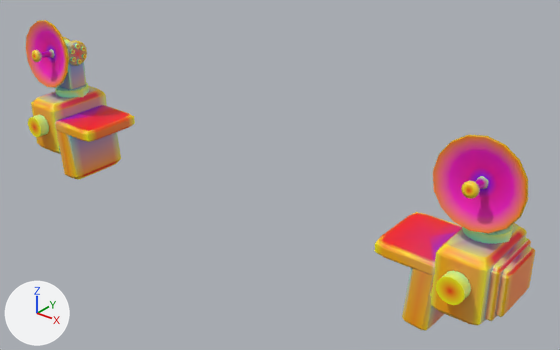
An edit to the glTF model models/parts/llm_gen_shoulder_pods_020_a07b53.glb, drawn before and after from the same camera.
The view is the same before and after, from a 50 mm camera at (85.6, -93.3, 69.2) aimed at (7.8, 4.0, 8.9). The axes (+X, +Y, +Z) are drawn at lower left. The lights are the same throughout. The picture after the commit comes second. Vertices at exactly the same position are counted once.

In view in the first picture: 'adapter_shoulder_yoke_l', 'adapter_shoulder_yoke_r', 'adapter_sub_azimuth_base_dark_1_adapter_dark_r', 'adapter_sub_dish_pedestal_dark_2_adapter_dark_l', 'adapter_sub_ew_bezel_dark_7_adapter_dark_r', 'dish_feed_transceiver_6_gold_r', 'ew_side_plate_blue_8_adapter_dark_r', 'parabolic_dish_5_wing_white_l', 'parabolic_dish_5_wing_white_r', 'radar_housing_0_wing_white_l', 'radar_housing_0_wing_white_r', 'recon_optic_9_optic_cyan_l', 'recon_optic_9_optic_cyan_r' and 4 more.
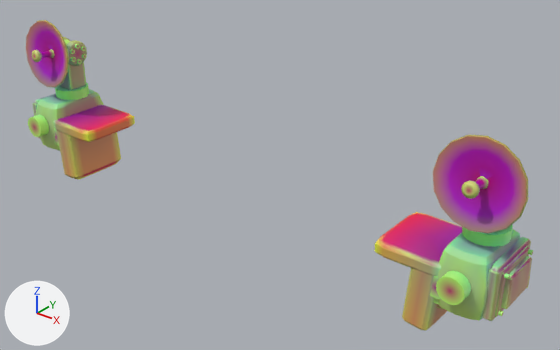
Boxes [x1, y1, x2, y2] around the edits, measured in the pictures (560 x 350 px):
'radar_housing_0_wing_white_r', reshaped (13% narrower, 11% shorter): before [431, 223, 527, 325]; after [437, 229, 520, 320]
'radar_housing_0_wing_white_l', reshaped (9% narrower, 9% shorter): before [31, 86, 107, 154]; after [35, 89, 104, 151]
'ew_side_plate_blue_8_adapter_dark_r', reshaped: before [495, 246, 535, 317]; after [495, 246, 533, 317]
part 1 of me_adapter_shoulder_yoke_r, recoloured: [374, 212, 462, 331] in both
part 2 of me_adapter_shoulder_yoke_l, recoloured: [55, 105, 135, 179] in both
part 5 of me_adapter_sub_dish_pedestal_dark_2_adapter_dark_l, recoloured: [59, 62, 86, 90] in both
part 6 of me_parabolic_dish_5_wing_white_r, recoloured: [433, 135, 528, 234] in both
part 7 of me_parabolic_dish_5_wing_white_l, recoloured: [26, 20, 69, 88] in both
part 8 of me_adapter_sub_ew_bezel_dark_7_adapter_dark_r, recoloured: [484, 237, 531, 321] in both
part 10 of me_recon_optic_9_optic_cyan_r, recoloured: [441, 271, 471, 300] in both
part 11 of me_recon_optic_9_optic_cyan_r, recoloured: [436, 277, 464, 305] in both
part 12 of me_recon_optic_9_optic_cyan_l, recoloured: [33, 115, 49, 137] in both
part 13 of me_recon_optic_9_optic_cyan_l, recoloured: [28, 117, 41, 137] in both

Diff of the bpy script that builds the scene:
```diff
--- a/models/parts/llm_gen_shoulder_pods_020_a07b53.glb.py
+++ b/models/parts/llm_gen_shoulder_pods_020_a07b53.glb.py
@@ me_adapter_shoulder_yoke_r @@
 me_adapter_shoulder_yoke_r.from_pydata(...)  # 490 vertices, 960 faces; spans x 33.3..48.0, y -5.9..7.1, z -3.54..9.4
+# me_adapter_shoulder_yoke_r part 1: 960 faces centred in x 33.3..48.0, y -5.9..7.1, z -3.49..9.4 are repainted in the vertex colours, in many colours
 me_adapter_shoulder_yoke_r.materials.append(mat_defaultmaterial)
@@ me_adapter_shoulder_yoke_l @@
 me_adapter_shoulder_yoke_l.from_pydata(...)  # 490 vertices, 960 faces; spans x -48.0..-33.3, y -5.9..7.1, z -3.54..9.4
+# me_adapter_shoulder_yoke_l part 2: 960 faces centred in x -48.0..-33.3, y -5.9..7.1, z -3.49..9.4 are repainted in the vertex colours, in many colours
 me_adapter_shoulder_yoke_l.materials.append(mat_defaultmaterial_002)
@@ me_radar_housing_0_wing_white_r @@
-me_radar_housing_0_wing_white_r.from_pydata(...)  # 114 vertices, 224 faces; spans x 43.6..51.89, y -6.16..8.23, z 1.17..12.57
+me_radar_housing_0_wing_white_r.from_pydata(...)  # 86 vertices, 168 faces; spans x 43.51..51.97, y -6.51..8.48, z 1.64..12.1
+# me_radar_housing_0_wing_white_r part 3: the whole mesh is rebuilt
 me_radar_housing_0_wing_white_r.materials.append(mat_defaultmaterial_004)
@@ me_radar_housing_0_wing_white_l @@
-me_radar_housing_0_wing_white_l.from_pydata(...)  # 114 vertices, 224 faces; spans x -51.89..-43.6, y -6.16..8.23, z 1.17..12.57
+me_radar_housing_0_wing_white_l.from_pydata(...)  # 86 vertices, 168 faces; spans x -51.97..-43.51, y -6.51..8.48, z 1.64..12.1
+# me_radar_housing_0_wing_white_l part 4: the whole mesh is rebuilt
 me_radar_housing_0_wing_white_l.materials.append(mat_defaultmaterial_005)
@@ me_adapter_sub_dish_pedestal_dark_2_adapter_dark_l @@
 me_adapter_sub_dish_pedestal_dark_2_adapter_dark_l.from_pydata(...)  # 114 vertices, 224 faces; spans x -50.03..-45.46, y 0.16..4.52, z 13.43..21.03
+# me_adapter_sub_dish_pedestal_dark_2_adapter_dark_l part 5: 224 faces centred in x -50.03..-45.46, y 0.16..4.52, z 13.43..21.03 are repainted in the vertex colours, in many colours
 me_adapter_sub_dish_pedestal_dark_2_adapter_dark_l.materials.append(mat_defaultmaterial_009)
@@ me_parabolic_dish_5_wing_white_r @@
 me_parabolic_dish_5_wing_white_r.from_pydata(...)  # 114 vertices, 224 faces; spans x 40.77..54.72, y -3.96..-0.57, z 15.19..29.06
+# me_parabolic_dish_5_wing_white_r part 6: 224 faces centred in x 41.02..54.47, y -3.81..-0.66, z 15.45..28.83 are repainted in the vertex colours, in many colours
 me_parabolic_dish_5_wing_white_r.materials.append(mat_defaultmaterial_016)
@@ me_parabolic_dish_5_wing_white_l @@
 me_parabolic_dish_5_wing_white_l.from_pydata(...)  # 114 vertices, 224 faces; spans x -54.72..-40.77, y -3.96..-0.57, z 15.19..29.06
+# me_parabolic_dish_5_wing_white_l part 7: 224 faces centred in x -54.47..-41.02, y -3.81..-0.66, z 15.45..28.83 are repainted in the vertex colours, in many colours
 me_parabolic_dish_5_wing_white_l.materials.append(mat_defaultmaterial_017)
@@ me_adapter_sub_ew_bezel_dark_7_adapter_dark_r @@
 me_adapter_sub_ew_bezel_dark_7_adapter_dark_r.from_pydata(...)  # 114 vertices, 224 faces; spans x 51.23..52.98, y -4.74..6.81, z 2.36..11.39
+# me_adapter_sub_ew_bezel_dark_7_adapter_dark_r part 8: 224 faces centred in x 51.23..52.98, y -4.74..6.81, z 2.36..11.39 are repainted in the vertex colours, in many colours
 me_adapter_sub_ew_bezel_dark_7_adapter_dark_r.materials.append(mat_defaultmaterial_020)
@@ me_ew_side_plate_blue_8_adapter_dark_r @@
-me_ew_side_plate_blue_8_adapter_dark_r.from_pydata(...)  # 114 vertices, 224 faces; spans x 52.32..54.07, y -3.87..5.94, z 3.07..10.67
+me_ew_side_plate_blue_8_adapter_dark_r.from_pydata(...)  # 284 vertices, 544 faces; spans x 52.21..54.17, y -3.98..6.05, z 2.95..10.79
+# me_ew_side_plate_blue_8_adapter_dark_r part 9: 114 vertices removed from x 52.32..54.07, y -3.87..5.94, z 3.07..10.67; 284 vertices added at x 52.21..54.17, y -3.98..6.05, z 2.95..10.79
 me_ew_side_plate_blue_8_adapter_dark_r.materials.append(mat_defaultmaterial_022)
@@ me_recon_optic_9_optic_cyan_r @@
 me_recon_optic_9_optic_cyan_r.from_pydata(...)  # 34 vertices, 64 faces; spans x 45.56..49.92, y -8.25..-6.25, z 5.56..9.92
+# me_recon_optic_9_optic_cyan_r part 10: 32 faces centred in x 45.62..49.87, y -7.58..-6.91, z 5.62..9.87 are repainted in the vertex colours; the middle colour goes from green #d7ff93 to green #b3ff7d
+# me_recon_optic_9_optic_cyan_r part 11: 16 faces centred in x 46.35..49.14, y -8.25, z 6.35..9.14 are repainted in the vertex colours; the middle colour goes from yellow #ffff00 to green #c0ff71
 me_recon_optic_9_optic_cyan_r.materials.append(mat_defaultmaterial_024)
@@ me_recon_optic_9_optic_cyan_l @@
 me_recon_optic_9_optic_cyan_l.from_pydata(...)  # 34 vertices, 64 faces; spans x -49.92..-45.56, y -8.25..-6.25, z 5.56..9.92
+# me_recon_optic_9_optic_cyan_l part 12: 32 faces centred in x -49.87..-45.62, y -7.58..-6.91, z 5.62..9.87 are repainted in the vertex colours; the middle colour goes from green #d2ff93 to green #b3ff7d
+# me_recon_optic_9_optic_cyan_l part 13: 16 faces centred in x -49.14..-46.35, y -8.25, z 6.35..9.14 are repainted in the vertex colours; the middle colour goes from yellow #ffff00 to green #c0ff71
 me_recon_optic_9_optic_cyan_l.materials.append(mat_defaultmaterial_025)
```
